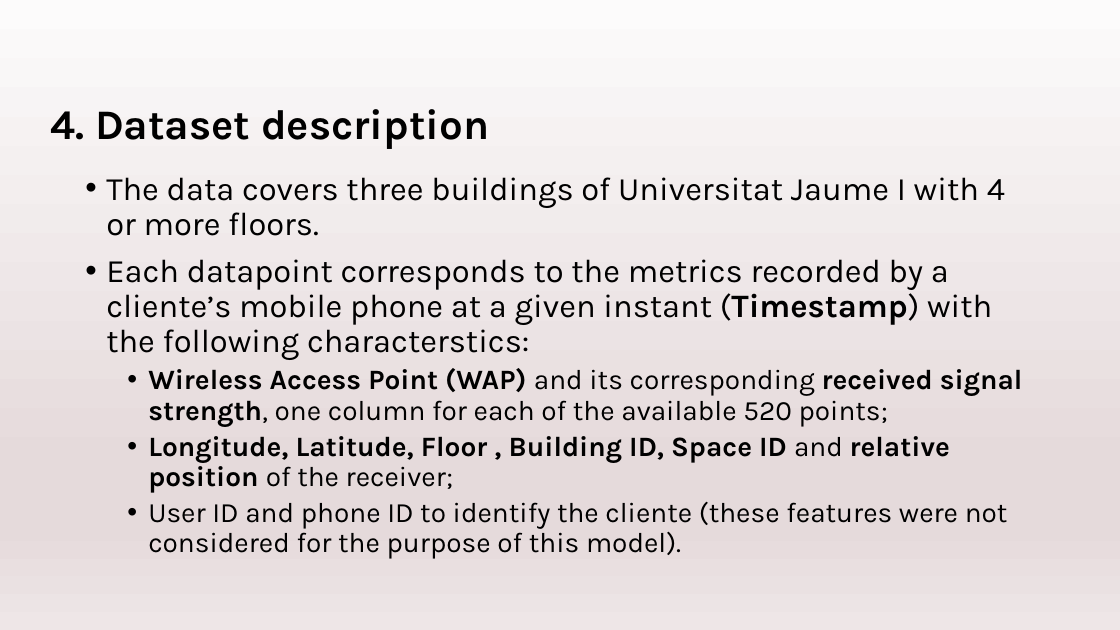
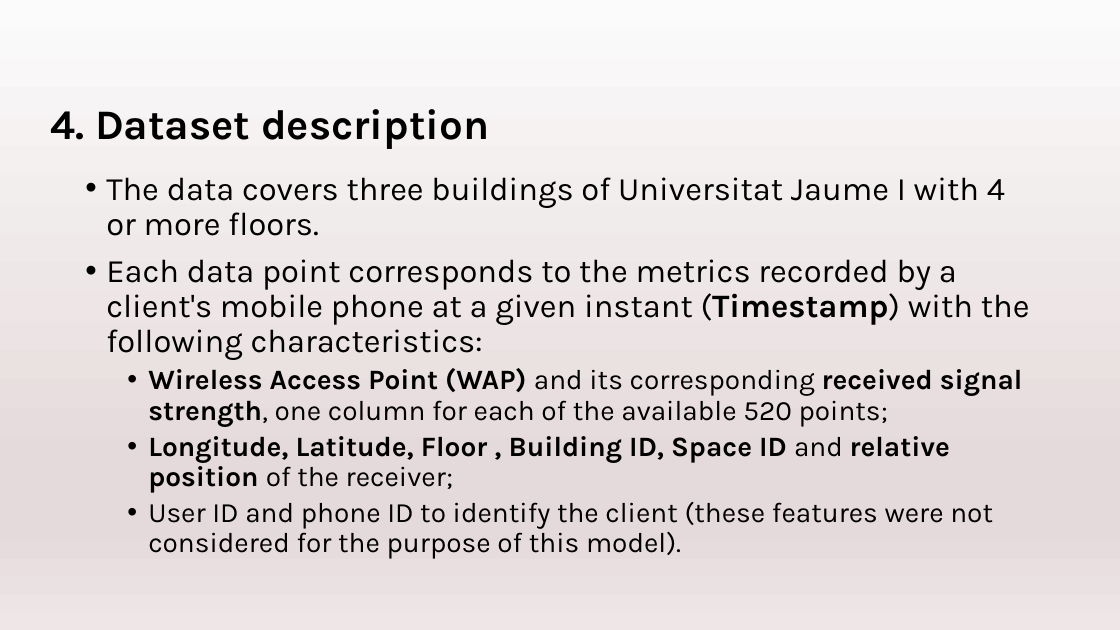
Before and after one commit to TomeBorges/IoT_Deep_Analytics_Visualization, a slide deck: slide 6 of Task3/Task3_ppt.pptx. Drawn at 1120x630 pixels with LibreOffice and Linux fonts; fonts in the diff are those of the drawing. Boxes give left, top, right and bottom in pixels: in the first picture for what was removed or moved away, otherwise in the second. Text is boxed around its words. In the diff, an @@ line names an element or a change of style, - is before the commit and + after.

```diff
--- a/Task3/Task3_ppt.pptx
+++ b/Task3/Task3_ppt.pptx
@@ text at (x1=106, y1=259, x2=1030, y2=360): text changed @@
-• Each datapoint corresponds to the metrics recorded by a cliente’s mobile phone at a given instant (Timestamp) with the following characterstics:
+• Each data point corresponds to the metrics recorded by a client's mobile phone at a given instant (Timestamp) with the following characteristics:
@@ text at (x1=148, y1=502, x2=993, y2=559): text changed @@
-  • User ID and phone ID to identify the cliente (these features were not considered for the purpose of this model).
+  • User ID and phone ID to identify the client (these features were not considered for the purpose of this model).
```
Also in this commit, not shown: 8 other slides changed, 1 slide added.
